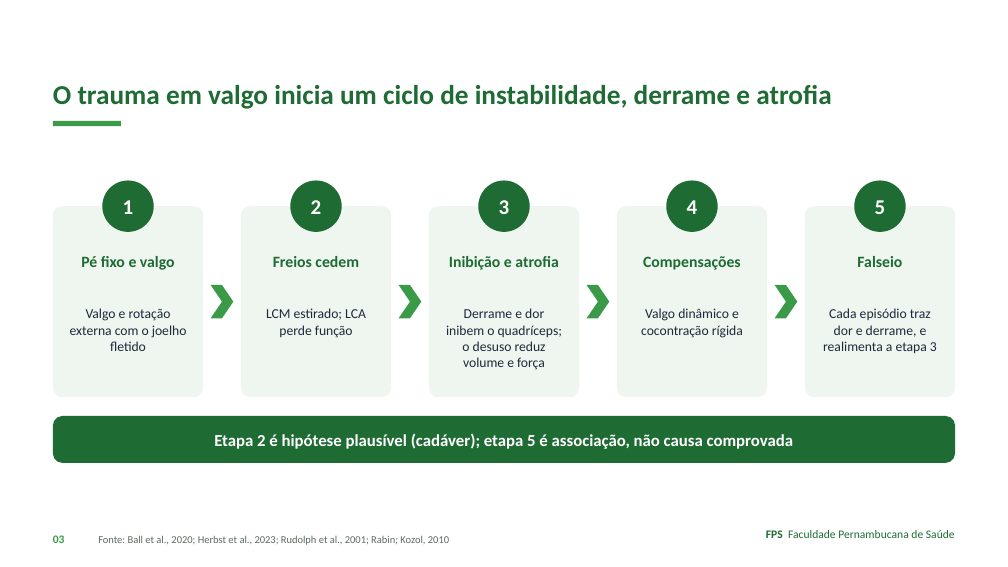
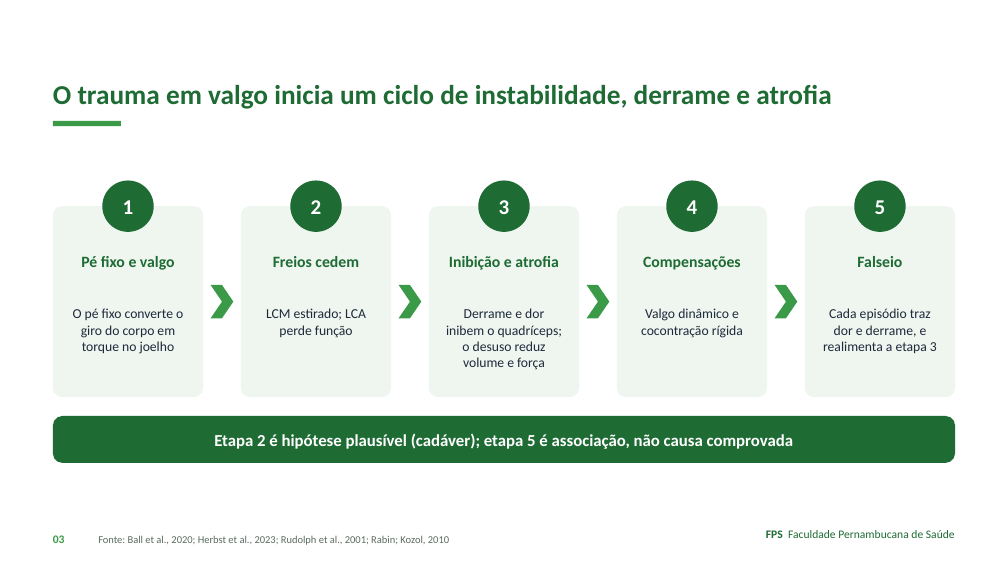
Before and after one commit to Institutomoraisandrade/CRM, a slide deck: slide 3 of trabalho-fps/trabalhos/2026-11-09-caso04-lca-lcm/apresentacao.pptx. Drawn at 1008x567 pixels with LibreOffice and Linux fonts; fonts in the diff are those of the drawing. Boxes give left, top, right and bottom in pixels: in the first picture for what was removed or moved away, otherwise in the second. Text is boxed around its words. In the diff, an @@ line names an element or a change of style, - is before the commit and + after.

```diff
--- a/trabalho-fps/trabalhos/2026-11-09-caso04-lca-lcm/apresentacao.pptx
+++ b/trabalho-fps/trabalhos/2026-11-09-caso04-lca-lcm/apresentacao.pptx
@@ text at (73, 308, 183, 354): text changed @@
-Valgo e rotação externa com o joelho fletido
+O pé fixo converte o giro do corpo em torque no joelho
```
Also in this commit, not shown: 11 other slides changed, 1 slide added, 8 other files.
